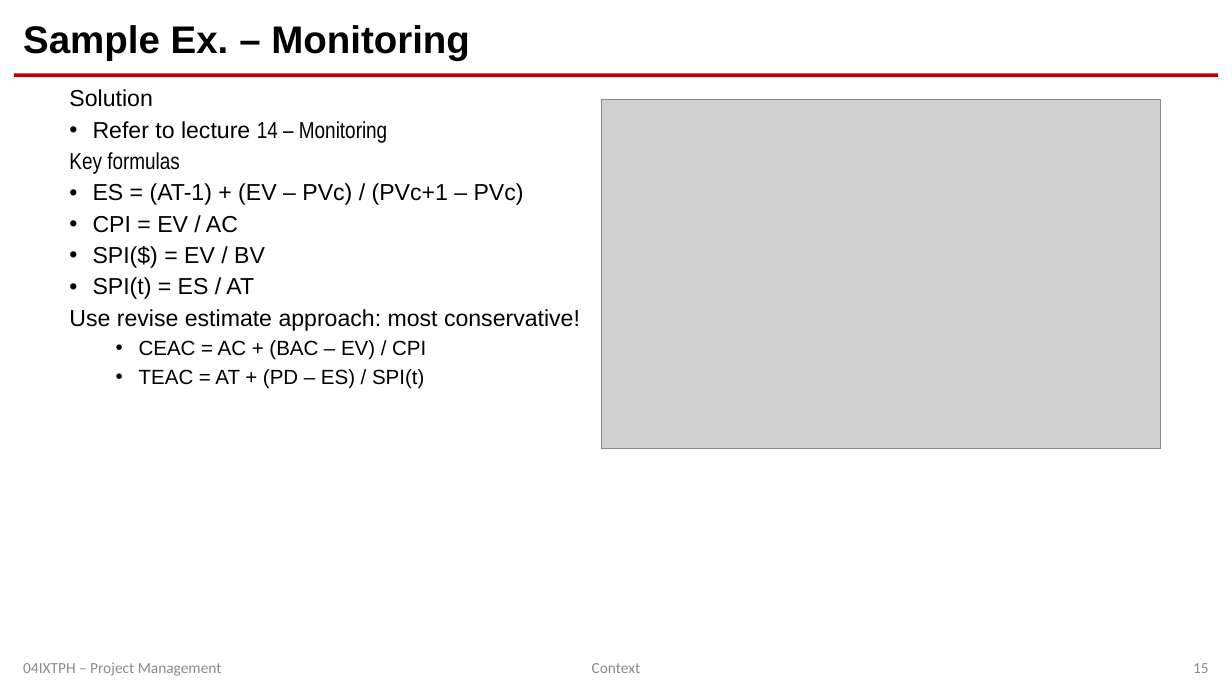
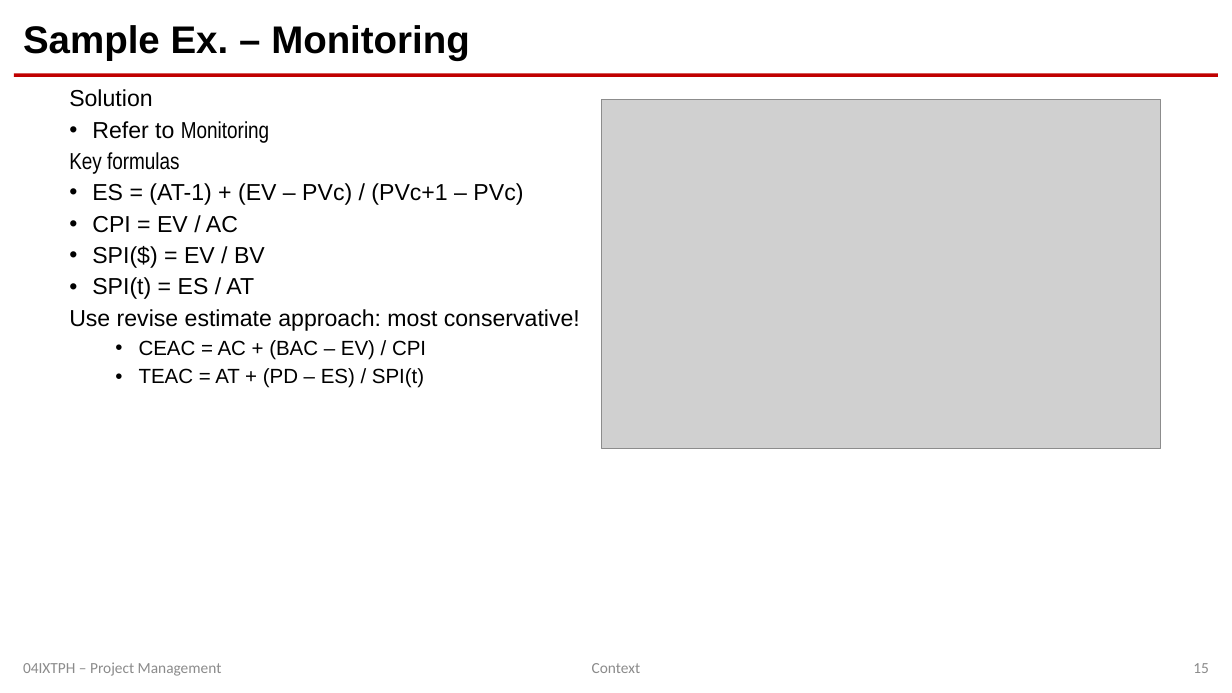
Before and after one commit to pm-lab-polito/pml-cpm-2021, a slide deck: slide 15 of Recap/8.1_Preparing_for_written_exam.pptx. Drawn at 1232x693 pixels with LibreOffice and Linux fonts; fonts in the diff are those of the drawing; grey boxes stand for pictures. Boxes give left, top, right and bottom in pixels: in the first picture for what was removed or moved away, otherwise in the second. Text is boxed around its words. In the diff, an @@ line names an element or a change of style, - is before the commit and + after.

```diff
--- a/Recap/8.1_Preparing_for_written_exam.pptx
+++ b/Recap/8.1_Preparing_for_written_exam.pptx
@@ text at box(69, 89, 580, 388): list level 2 to 1 in "Solution"; list level 2 to 1 in "Key formulas"; list level 2 to 1 in "Use revise estimate approach: most ..." @@
@@ text at box(92, 121, 269, 143): text changed; font Arial to Arial Narrow @@
-  • Refer to lecture 14 – Monitoring
+  • Refer to Monitoring
@@ text "04IXTPH – Project Management" at box(23, 662, 222, 676): text colour #8C8C8C to #8B8B8B @@
@@ page number at box(1193, 663, 1209, 673): text colour #8C8C8C to #8B8B8B @@
```
Also in this commit, not shown: 19 other slides changed.
